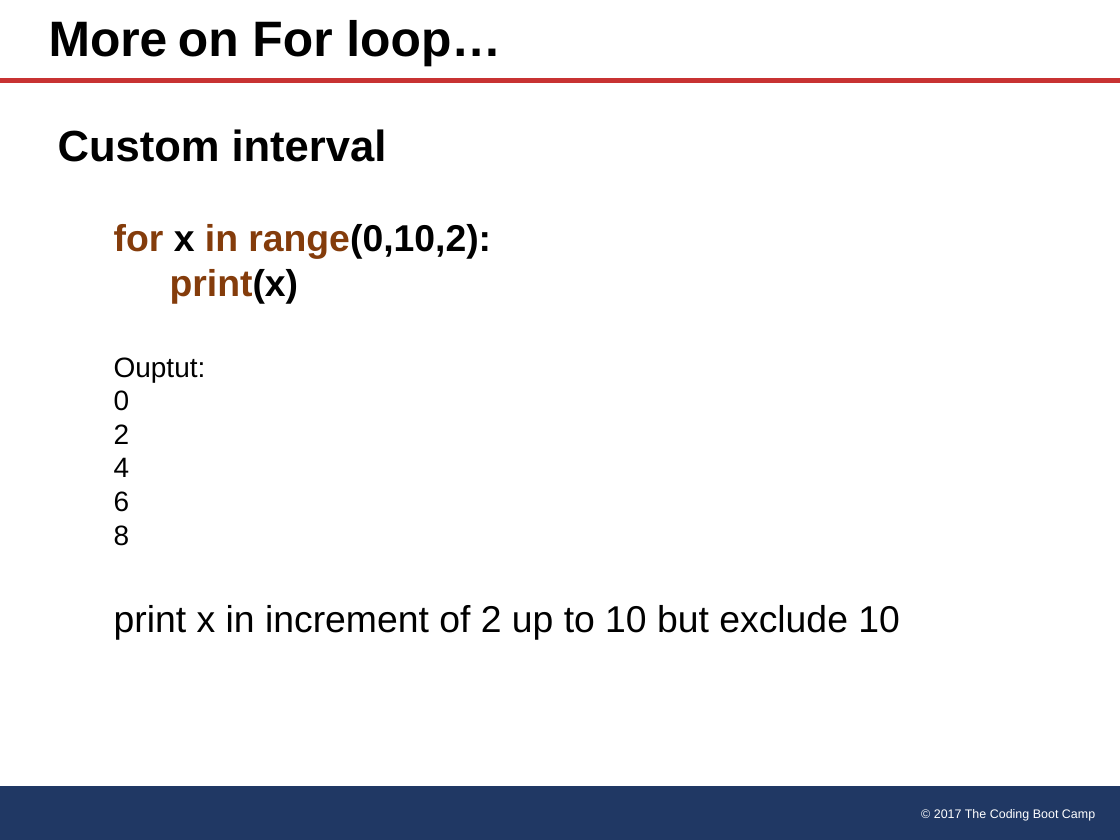
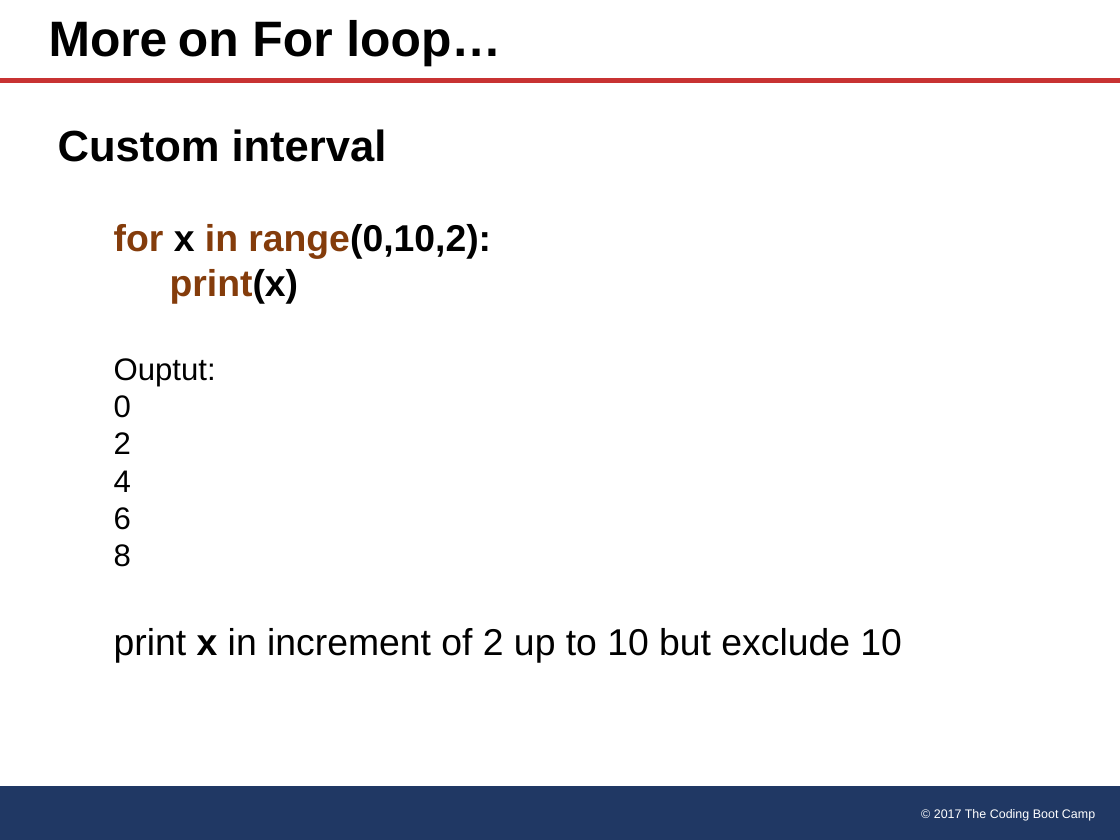
Before and after one commit to natmitch/umn, a slide deck: slide 4 of Power Points/Python2.pptx. Drawn at 1120x840 pixels with LibreOffice and Linux fonts; fonts in the diff are those of the drawing. Boxes give left, top, right and bottom in pixels: in the first picture for what was removed or moved away, otherwise in the second. Text is boxed around its words. In the diff, an @@ line names an element or a change of style, - is before the commit and + after.

```diff
--- a/Power Points/Python2.pptx
+++ b/Power Points/Python2.pptx
@@ text at (114, 358, 902, 662): size 18 to 20 pt in "Ouptut:", "0", "2", "4" and 2 more places; bold on in "x" @@
```
Also in this commit, not shown: 3 other slides changed, 14 other files.
